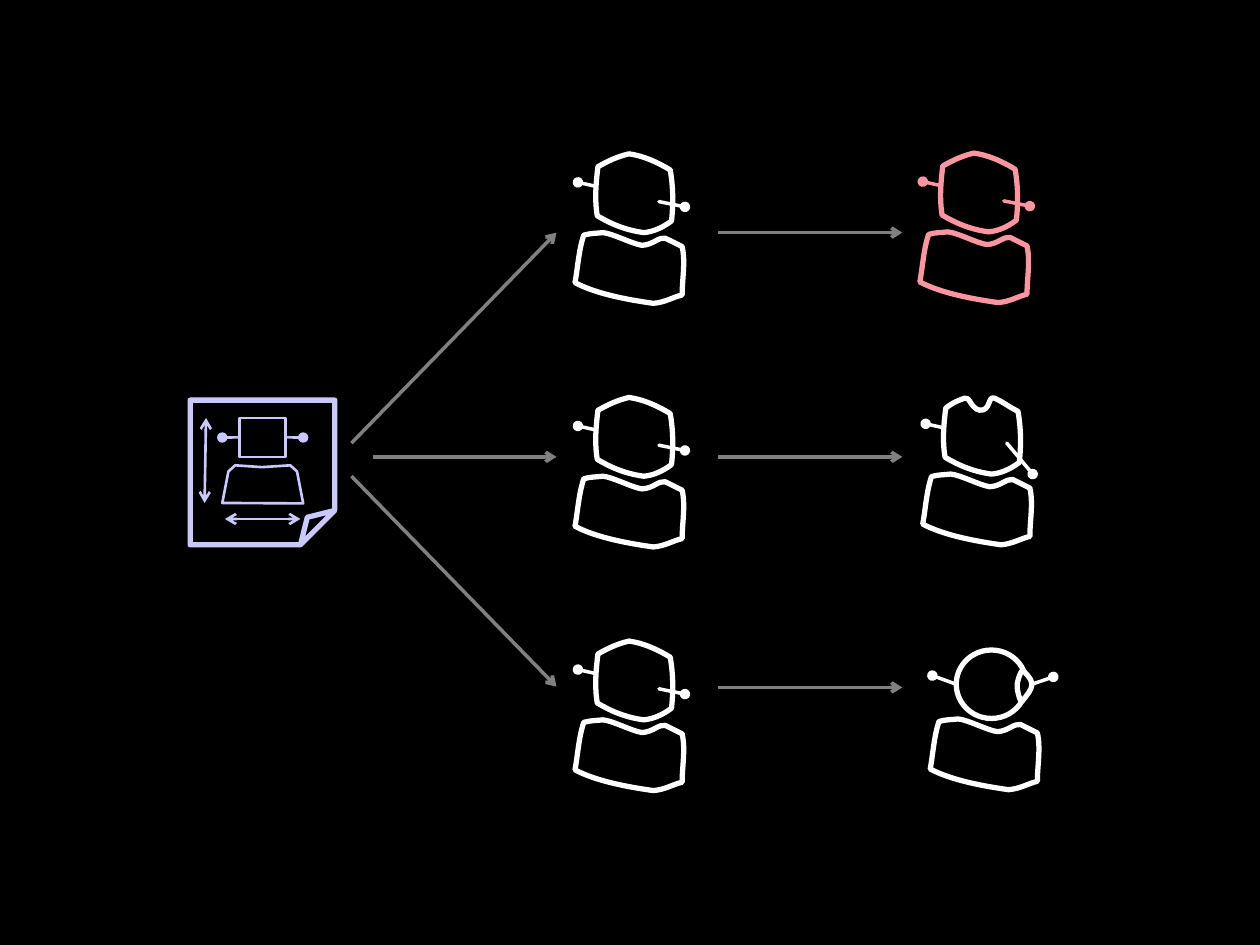
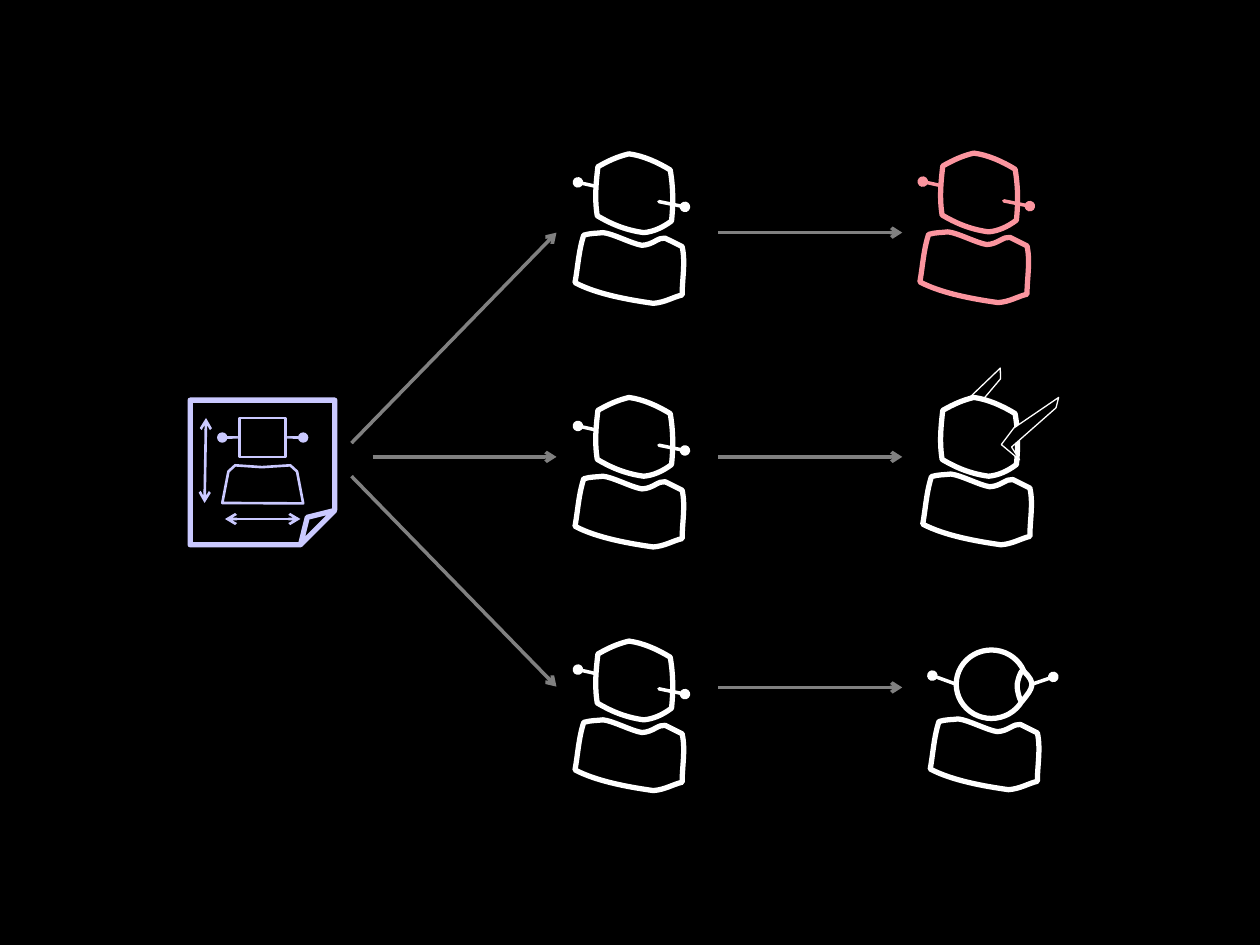
Before and after one commit to socketwench/OOPforObjectHaters, a slide deck: slide 17 of src/OOPforObjectHaters.pptx. Drawn at 1260x945 pixels with LibreOffice and Linux fonts; fonts in the diff are those of the drawing. Boxes give left, top, right and bottom in pixels: in the first picture for what was removed or moved away, otherwise in the second. Text is boxed around its words. In the diff, an @@ line names an element or a change of style, - is before the commit and + after.

```diff
--- a/src/OOPforObjectHaters.pptx
+++ b/src/OOPforObjectHaters.pptx
@@ freeform shape added at box(966, 368, 1005, 401), fill #000000, outline #FFFFFF 0.75 pt @@
@@ freeform shape at box(941, 397, 1018, 476): outline redrawn @@
@@ freeform shape added at box(1000, 390, 1059, 463), fill #000000, outline #FFFFFF 0.75 pt @@
@@ arrow removed from (944, 428) to (926, 423) @@
@@ arrow removed from (1007, 444) to (1033, 474) @@
```
Also in this commit, not shown: 1 slide added, 1 slide removed, 3 other files.
